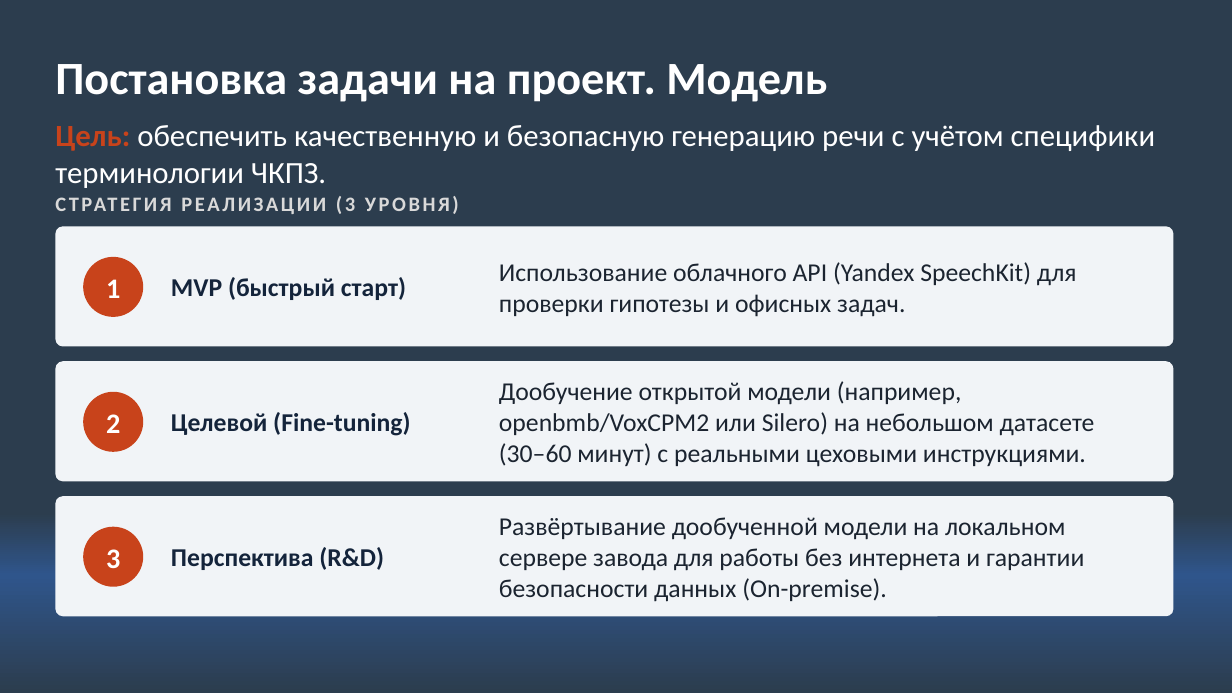
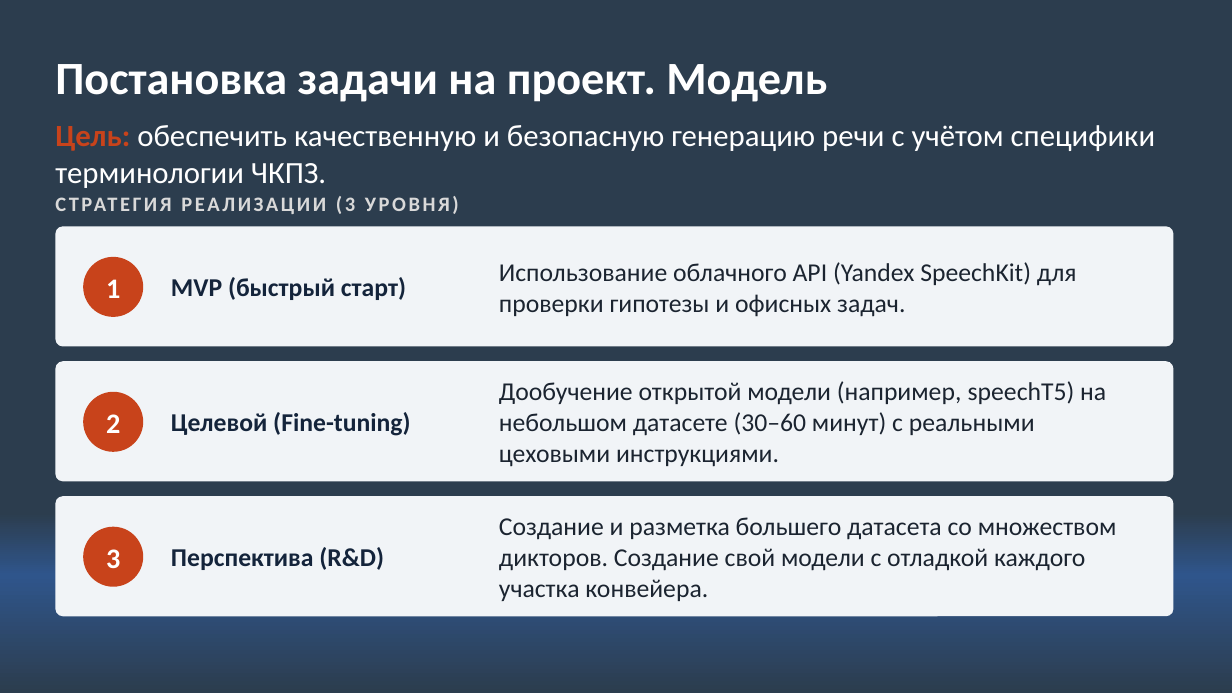
Before and after one commit to voblako/tts, a slide deck: slide 13 of 1_sprint/tts_presentation_новая3.pptx. Drawn at 1232x693 pixels with LibreOffice and Linux fonts; fonts in the diff are those of the drawing. Boxes give left, top, right and bottom in pixels: in the first picture for what was removed or moved away, otherwise in the second. Text is boxed around its words. In the diff, an @@ line names an element or a change of style, - is before the commit and + after.

```diff
--- a/1_sprint/tts_presentation_новая3.pptx
+++ b/1_sprint/tts_presentation_новая3.pptx
@@ text at bbox=[499, 381, 1106, 467]: text changed @@
-Дообучение открытой модели (например, openbmb/VoxCPM2 или Silero) на небольшом датасете (30–60 минут) с реальными цеховыми инструкциями.
+Дообучение открытой модели (например, speechT5) на небольшом датасете (30–60 минут) с реальными цеховыми инструкциями.
@@ text at bbox=[499, 517, 1117, 601]: text changed @@
-Развёртывание дообученной модели на локальном сервере завода для работы без интернета и гарантии безопасности данных (On-premise).
+Создание и разметка большего датасета со множеством дикторов. Создание свой модели с отладкой каждого участка конвейера.
```
Also in this commit, not shown: 3 other slides changed, 1 other file.
